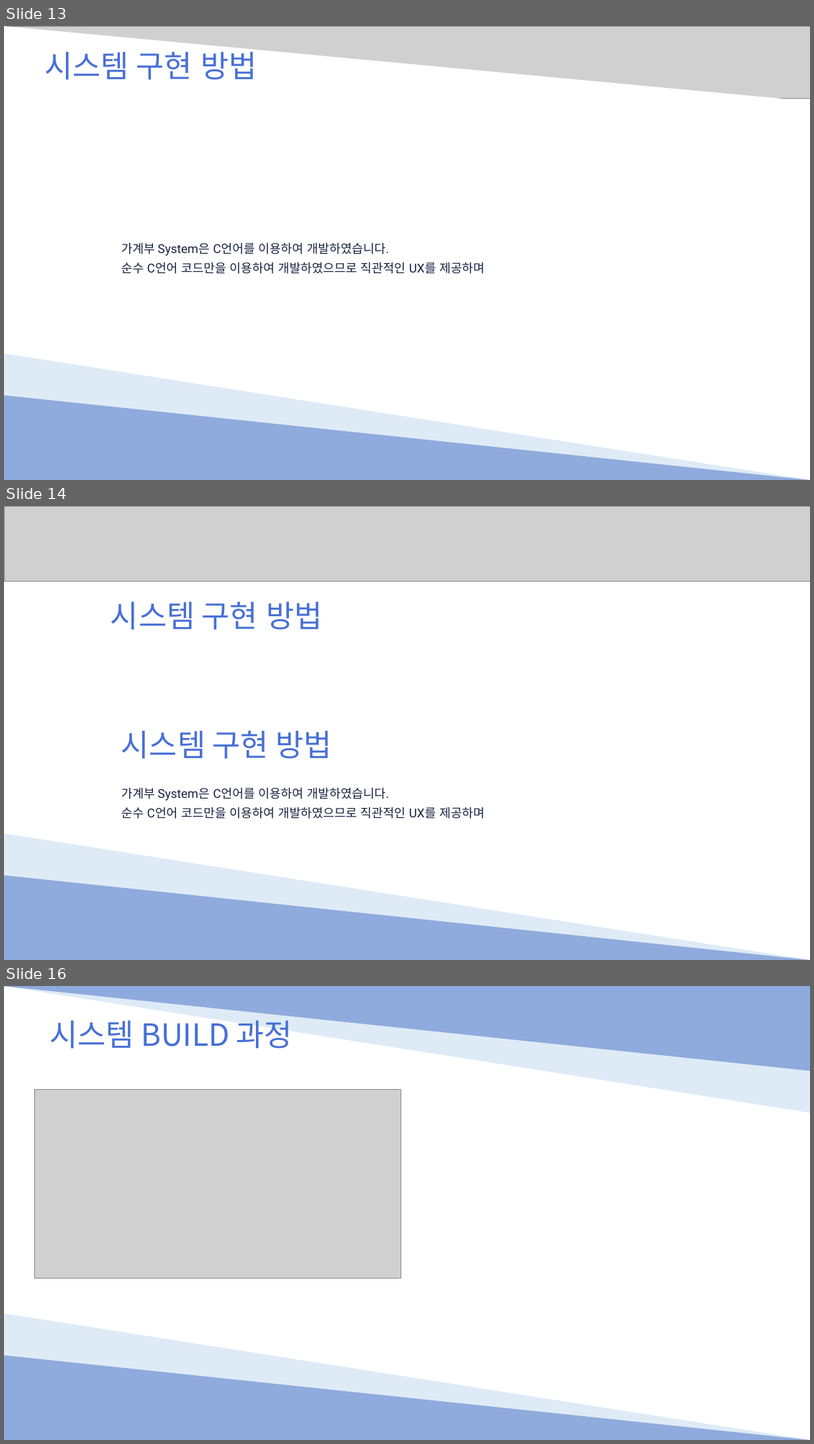
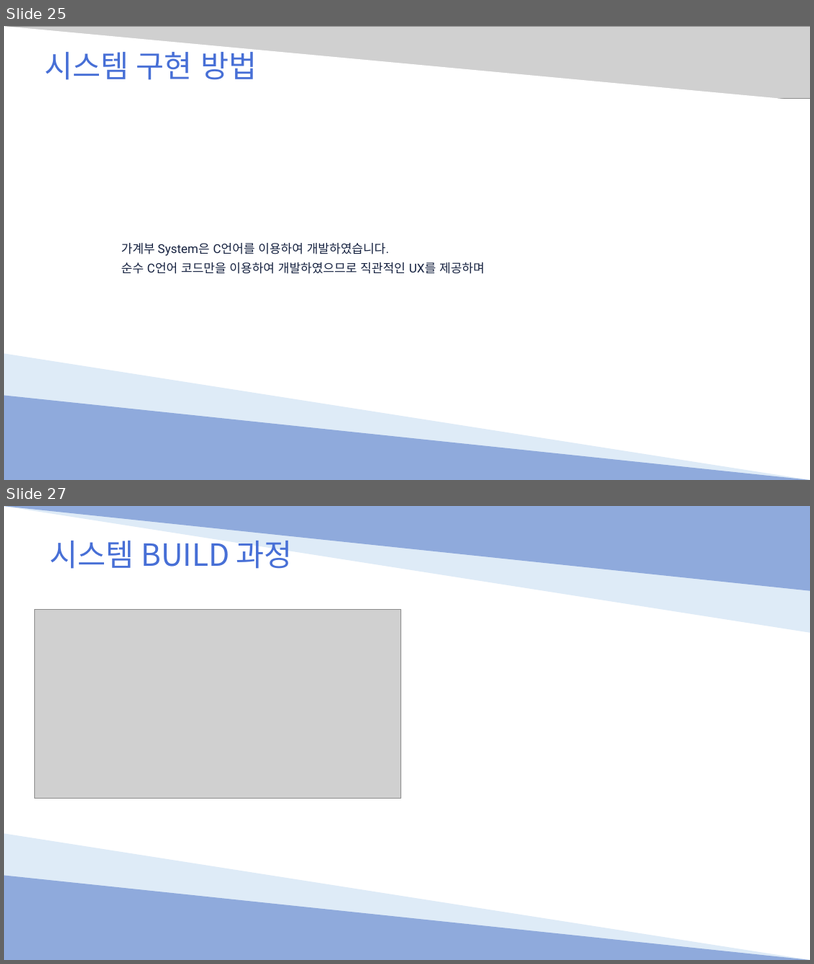
Before and after one commit to Hyno2/C-project, a slide deck: PPT/System.pptx. Shown one above the other, each under a label of ours: slides 13, 14 and 16 before the commit, slides 25 and 27 after it; the slides between them are not shown. The pictures are 814x1444 and 814x964 pixels, drawn with LibreOffice and Linux fonts; fonts in the diff are those of the drawing; grey boxes stand for pictures; background and template pictures are left out. Boxes give left, top, right and bottom in pixels: in the first picture for what was removed or moved away, otherwise in the second. Text is boxed around its words. In the diff, an @@ line names an element or a change of style, - is before the commit and + after.

```diff
--- a/PPT/System.pptx
+++ b/PPT/System.pptx
@@ slide 14 removed at (4, 506, 810, 960), background #FFFFFF @@
@@ picture removed at (4, 506, 810, 581) @@
@@ text removed at (111, 602, 323, 630) @@
-시스템 구현 방법
@@ text removed at (121, 731, 332, 759) @@
-시스템 구현 방법
@@ text removed at (121, 788, 485, 818) @@
-가계부 System은 C언어를 이용하여 개발하였습니다.
-순수 C언어 코드만을 이용하여 개발하였으므로 직관적인 UX를 제공하며
@@ right triangle removed at (4, 833, 810, 960) @@
@@ right triangle removed at (4, 875, 810, 960) @@
@@ what was slide 13 is now slide 25 @@
@@ what was slide 16 is now slide 27 @@
```
Also in this commit, not shown: 3 slides changed, 16 slides added, 3 other slides removed.
